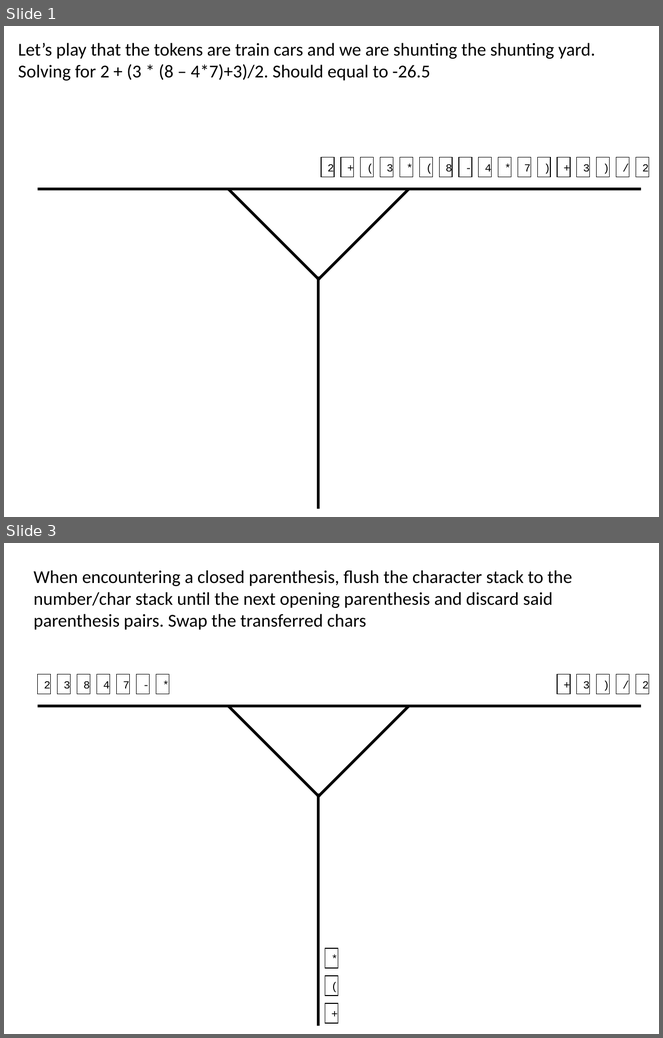
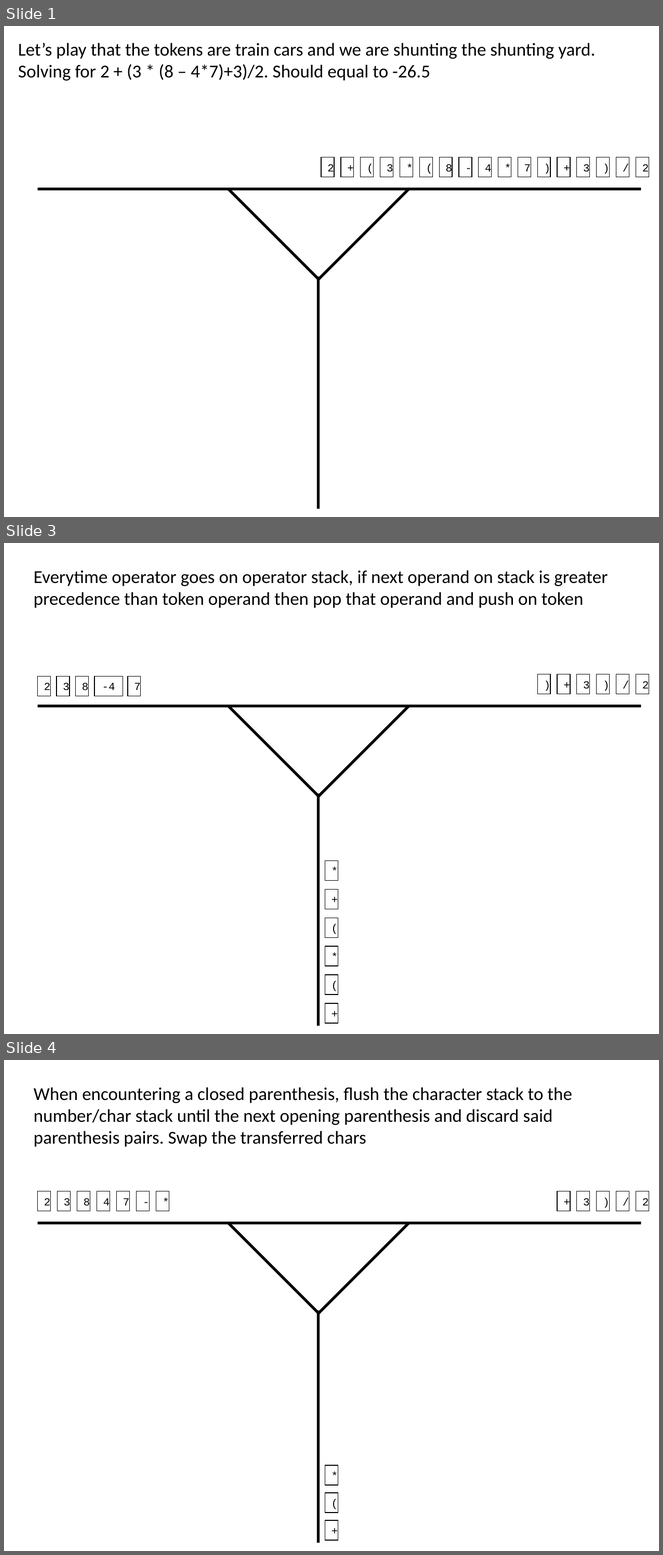
Before and after one commit to DejanPopovic1/ArithmeticEvaluator, a slide deck: ShuntingYardv2.ppt. Shown one above the other, each under a label of ours: slides 1 and 3 before the commit, slides 1, 3 and 4 after it; the slides between them are not shown. The pictures are 663x1038 and 663x1555 pixels, drawn with LibreOffice and Linux fonts; fonts in the diff are those of the drawing. Boxes give left, top, right and bottom in pixels: in the first picture for what was removed or moved away, otherwise in the second. Text is boxed around its words. In the diff, an @@ line names an element or a change of style, - is before the commit and + after.

```diff
--- a/ShuntingYardv2.ppt
+++ b/ShuntingYardv2.ppt
@@ slide 3 added at (4, 543, 659, 1034), background #FFFFFF @@
@@ text added at (34, 570, 608, 608), 20 pt, text #000000 @@
+Everytime operator goes on operator stack, if next operand on stack is greater precedence than token operand then pop that operand and push on token
@@ rectangle added at (37, 677, 50, 696), outline #000000 0.74 pt, 12 pt, text #000000 @@
+2
@@ rectangle added at (57, 677, 70, 696), outline #000000 0.74 pt, 12 pt, text #000000 @@
+3
@@ rectangle added at (75, 677, 89, 696), outline #000000 0.74 pt, 12 pt, text #000000 @@
+8
@@ rectangle added at (94, 677, 123, 696), outline #000000 0.74 pt, 12 pt, text #000000 @@
+-4
@@ rectangle added at (128, 677, 141, 696), outline #000000 0.74 pt, 12 pt, text #000000 @@
+7
@@ rectangle added at (538, 675, 551, 694), outline #000000 0.74 pt, 12 pt, text #000000 @@
+)
@@ rectangle added at (557, 675, 570, 694), outline #000000 0.74 pt, 12 pt, text #000000 @@
++
@@ rectangle added at (577, 675, 590, 694), outline #000000 0.74 pt, 12 pt, text #000000 @@
+3
@@ rectangle added at (597, 675, 610, 694), outline #000000 0.74 pt, 12 pt, text #000000 @@
+)
@@ rectangle added at (617, 675, 630, 694), outline #000000 0.74 pt, 12 pt, text #000000 @@
+/
@@ rectangle added at (636, 675, 649, 694), outline #000000 0.74 pt, 12 pt, text #000000 @@
+2
@@ line added from (642, 706) to (37, 706), #000000 3 pt @@
@@ line added from (229, 706) to (320, 797), #000000 3 pt @@
@@ line added from (409, 706) to (318, 797), #000000 3 pt @@
@@ line added from (319, 794) to (319, 1026), #000000 3 pt @@
@@ rectangle added at (325, 861, 338, 880), outline #000000 0.74 pt, 12 pt, text #000000 @@
+*
@@ rectangle added at (325, 890, 338, 909), outline #000000 0.74 pt, 12 pt, text #000000 @@
++
@@ rectangle added at (325, 918, 338, 938), outline #000000 0.74 pt, 12 pt, text #000000 @@
+(
@@ rectangle added at (325, 947, 338, 966), outline #000000 0.74 pt, 12 pt, text #000000 @@
+*
@@ rectangle added at (325, 976, 338, 995), outline #000000 0.74 pt, 12 pt, text #000000 @@
+(
@@ rectangle added at (325, 1004, 338, 1023), outline #000000 0.74 pt, 12 pt, text #000000 @@
++
@@ what was slide 3 is now slide 4 @@
```
Also in this commit, not shown: 1 slide changed, 15 other files.
